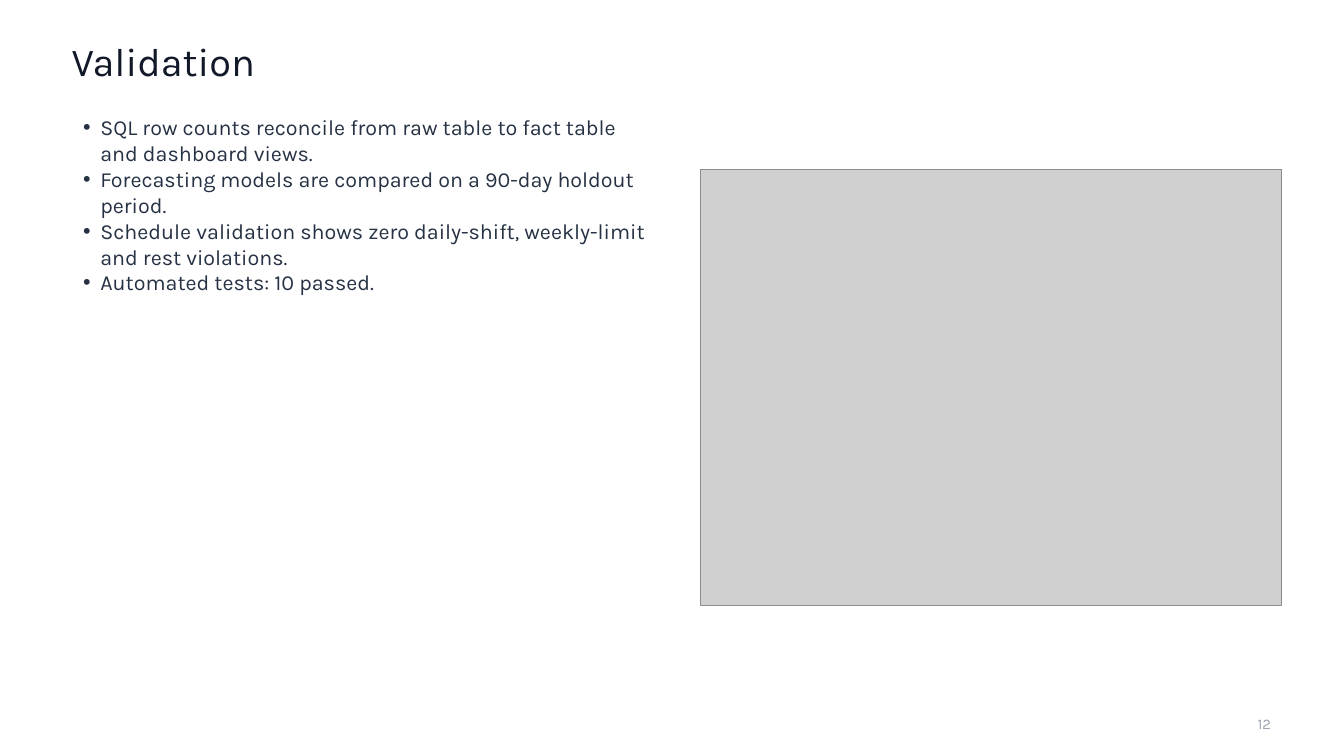
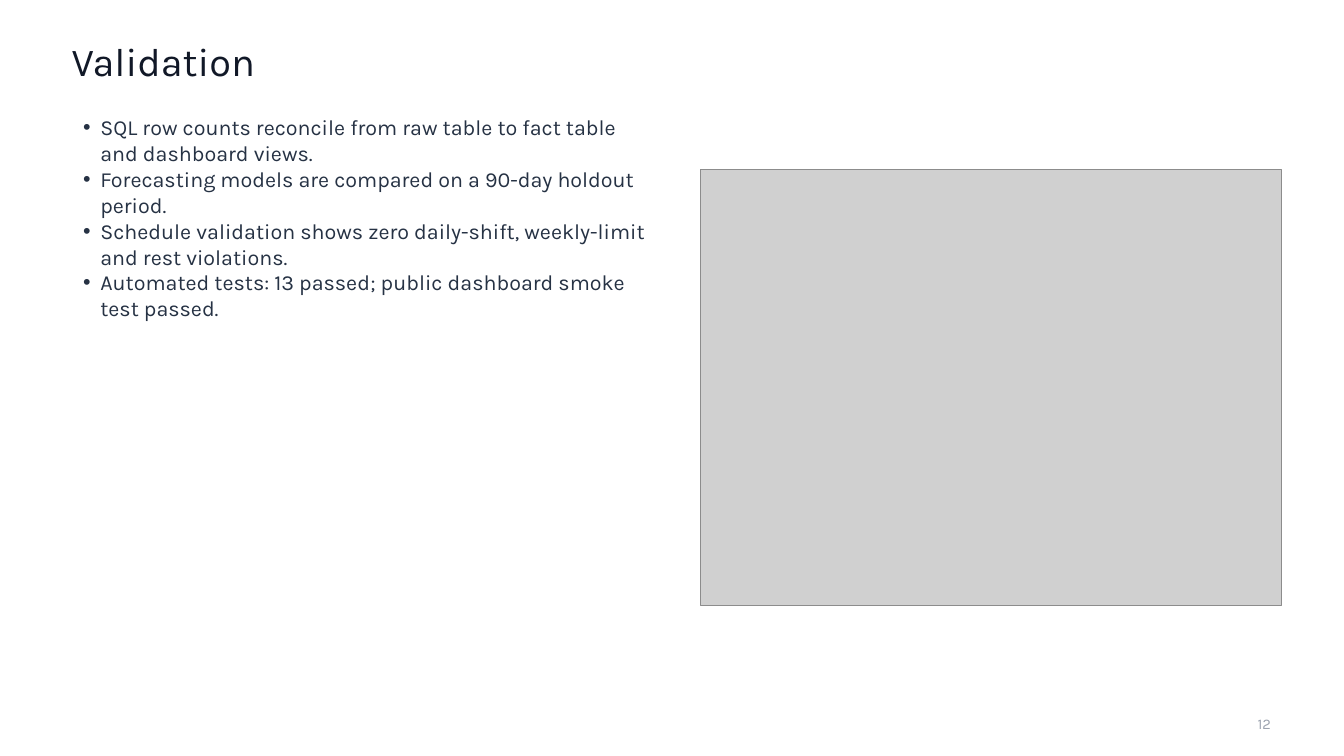
Before and after one commit to vartsab/call-center-WFM, a slide deck: slide 12 of docs/final/Презентація_чернетка.pptx. Drawn at 1344x756 pixels with LibreOffice and Linux fonts; fonts in the diff are those of the drawing; grey boxes stand for pictures. Boxes give left, top, right and bottom in pixels: in the first picture for what was removed or moved away, otherwise in the second. Text is boxed around its words. In the diff, an @@ line names an element or a change of style, - is before the commit and + after.

```diff
--- a/docs/final/Презентація_чернетка.pptx
+++ b/docs/final/Презентація_чернетка.pptx
@@ text at [100, 275, 624, 321]: text changed @@
-• Automated tests: 10 passed.
+• Automated tests: 13 passed; public dashboard smoke test passed.
```
Also in this commit, not shown: 4 other slides changed, 1 slide added, 51 other files.
